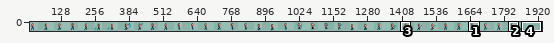
Sprite sheet, stored at assets/characters/lilah.png. The picture above shows the old version from afar; the outline marks the close-up.
Close-up. Old version:
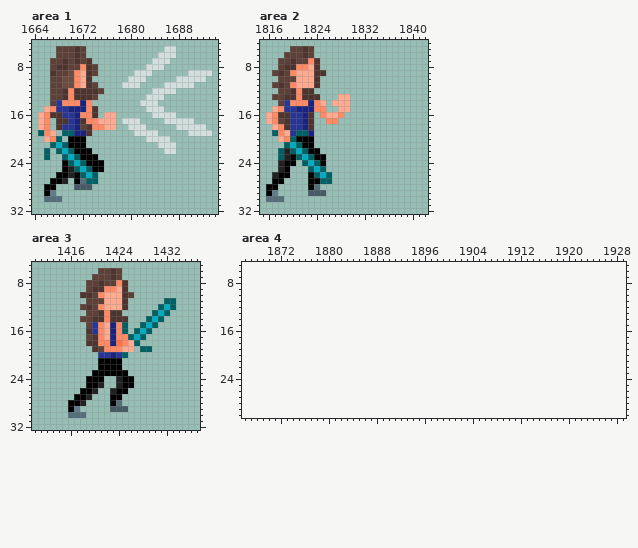
The file is 1850x34 pixels. Colours within 5 levels of each other are drawn and written as one. Shown: area 1: x 1664..1694, y 4..32; area 2: x 1815..1842, y 4..32; area 3: x 1410..1437, y 5..32; area 4: x 1866..1929, y 5..30. The old version is drawn lined up with the new one, on the new canvas. The wide view leaves out empty margins. The commit also changed other parts of the picture, which this record leaves out.
New version:
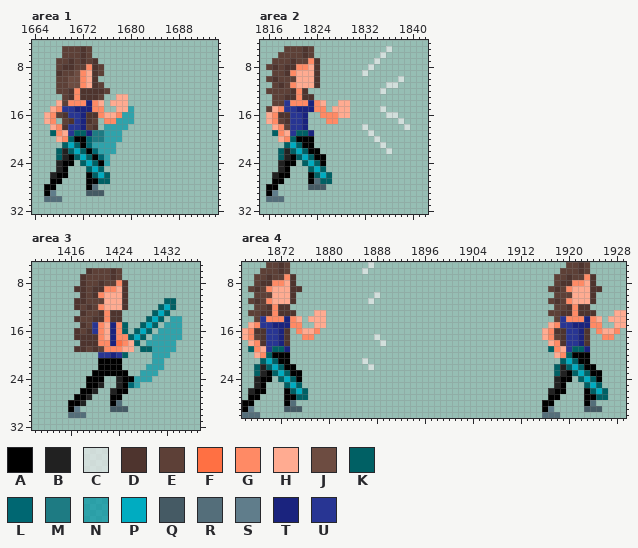
Palette (. is transparent): A #000000  B #212121  C #eeeeeeaf  D #4e342e  E #5d4037  F #ff7043  G #ff8a65  H #ffab91  J #6d4c41  K #006064  L #006772  M #1e7b83  N #0097a7af  P #00acc1  Q #455a64  R #546e7a  S #607d8b  T #1a237e  U #283593
From old to new:
canvas 1850x34 -> 1950x34
--- area 1
@@ x 1664..1694 @@
  4 ...............................
- 5 ....EEEDE.............CC.......
- 6 ....EEEDE............CCC.......
- 7 ...EEDEDED..........CCC........
- 8 ...EDDEEGDE........CCC.........
- 9 ...DEEJGHDE......CCC......CCCC.
-10 ...EEJJGHD......CCC.....CCCCC..
-11 ...EEJJGHDE....CCC....CCCCC....
-12 ...EEDGDDDDE........CCCC.......
-13 ...EEDGDDDE........CCC.........
-14 ...EUGGGTG........CCC..........
-15 ..HGUUTTTGD........CCC.........
-16 .HGDDUUTGGD.HH......CCCC.......
-17 .HG.DDUTDGGHHH.CCC....CCCCC....
-18 .HG.DUUTEDGGHH..CCC.....CCCCC..
-19 .KGH.KKTTD.......CCCC.....CCCC.
-20 ..HGK.AAA..........CCCC........
-21 ...KPKAAA............CCC.......
-22 ..K.KPKAAA............CC.......
-23 ..K..KPKAAA....................
-24 .....AKPKAAA...................
-25 .....ABKPKAA...................
-26 ....AABAKPK....................
-27 ...AAB.ARKK....................
-28 ..AA...QQQ.....................
-29 ..AS...........................
+ 5 .....EEEDE.....................
+ 6 .....EEEDE.....................
+ 7 ....EEDEDED....................
+ 8 ....EDDEEGDE...................
+ 9 ....DEEJGHDE...................
+10 ....EEJJGHD....................
+11 ....EEJJGHDE...................
+12 ....EEDGDDDDE..................
+13 .....EDGDDDE..HH...............
+14 ....HEGGGTGH.HHH...............
+15 ...HGUUTTTGG..HHN..............
+16 ..HGEDUUTDDGHHGNN..............
+17 ..HG.EDUTDE.GGNNN..............
+18 ...HGDUUTED.NNNN...............
+19 ...KGHUKKTMMNNN................
+20 ....HGKAALMMNNN................
+21 .....KPKALNNNN.................
+22 ....KBKPKALNNN.................
+23 ....KBAKPKALN..................
+24 ....BAA.KPKAN..................
+25 ....BA...KPK...................
+26 ...BAA...AKPK..................
+27 ...AA....AAKK..................
+28 ..AA.....AR....................
+29 ..AS.....QQQ...................
 30 ..RRR..........................
--- area 2
@@ x 1815..1842 @@
  4 ............................
- 5 .....EEDE...................
- 6 ....EEEDE...................
- 7 ...EEDEEGD..................
- 8 ...EDDGGHD..................
- 9 ..EDEGHHHDD.................
-10 ...EEEHHHD..................
-11 ..EDEGHHHD..................
-12 ...EEDGDD...................
-13 ..EEDDGDDD...HH.............
-14 ...EUGGGTGH.HHH.............
-15 ..HGUUTTTGG..HH.............
-16 .HGDDUUTD.GHHG..............
-17 .HGEDUUTD..GG...............
-18 ..HGDUUTD...................
-19 ..KGHUKKT...................
-20 ...HGKAAA...................
-21 ....KPKAA...................
-22 ...KBKPKAA..................
+ 5 ....EEEDE............C......
+ 6 ...EEEEDE...........C.......
+ 7 ..EEEDEEGD.........C........
+ 8 .EDEDDGGHD........C.........
+ 9 ..EEDGHHHD.......C..........
+10 .EDEEEHHHD.............C....
+11 ..EDEGHHHD...........CC.....
+12 .EEEEDGD............C.......
+13 ..EEDDGDD...................
+14 ..EEUGGGTGH..HH.............
+15 .EHGUUTTTGG.HHH.....C.......
+16 .HGDDUUT..GGGHH......CC.....
+17 .HGEDUUT...GG..........C....
+18 ..HGEUUT.........C......C...
+19 ..KGHUKKT.........C.........
+20 ...HGKAAA..........C........
+21 ....KPKAA...........C.......
+22 ...KBKPKAA...........C......
 23 ...KBAKPKAA.................
@@ x 1821..1827 @@
 26 ..AKPK.
-27 ..AAKK.
-28 ..AR...
-29 ..QQQ..
+27 ..ARKK.
+28 ..QQQ..
+29 .......
 30 .......
--- area 3
@@ x 1410..1437 @@
  5 ............................
- 6 ...........EEDE.............
- 7 ..........EEEDE.............
- 8 .........EEDEEGD............
- 9 .........EDDGGHD............
-10 ........DDEGHHHDE...........
-11 .........EEEHHHD......KK....
-12 ........EDEGHHHD.....KPK....
-13 .........EEDGDD.....KPK.....
-14 ........EEDDGDDD...KPK......
-15 .........EUGHTGK..KPK.......
-16 .........DUGHTGK.KPK........
-17 .........EDGHTGGKPK.........
-18 .........DDGGTFGHK..........
-19 ..........DEGGGHH.KK........
-20 ...........UUTUK............
-21 ...........AAAA.............
-22 ...........AAAA.............
-23 ..........AAAAAA............
-24 .........AAA..BAA...........
-25 .........AAB..BAA...........
+ 6 .........DEEEDE.............
+ 7 ........DEEEEDE.............
+ 8 ........DEEDEEGD............
+ 9 .......DDEDDGGHD............
+10 ........DEDGHHHD............
+11 .......DDEEEHHHD......KK....
+12 .......DEDEGHHHD.....KPK....
+13 ........DEEDGDD.....KPK.....
+14 .......DEEDDGDD....KPK.NN...
+15 ........DEUGHTGK..KPK.NNN...
+16 .......DEDUGHTGK.KPK.NNNN...
+17 .......DDDDGHTGGKPK.NNNNN...
+18 ........DDDGGTFGHK.NNNNN....
+19 .......DDEDEGGGHH.KKNNNN....
+20 ...........UUTUK....NNN.....
+21 ...........AAAA.....NN......
+22 ...........AAAA....NNN......
+23 ..........AAAAAA..NNN.......
+24 .........AAA..BAANNN........
+25 .........AAB..BALN..........
 26 ........AAB..BAA............
--- area 4
@@ x 1866..1929 @@
- 5 ................................................................
- 6 ................................................................
- 7 ................................................................
- 8 ................................................................
- 9 ................................................................
-10 ................................................................
-11 ................................................................
-12 ................................................................
-13 ................................................................
-14 ................................................................
-15 ................................................................
-16 ................................................................
-17 ................................................................
-18 ................................................................
-19 ................................................................
-20 ................................................................
-21 ................................................................
-22 ................................................................
-23 ................................................................
-24 ................................................................
-25 ................................................................
-26 ................................................................
-27 ................................................................
-28 ................................................................
-29 ................................................................
-30 ................................................................
+ 5 ....EEDE.............C................................EEDE......
+ 6 ...EEEDE............C................................EEEDE......
+ 7 ..EEDEEGD...........................................EEDEEGD.....
+ 8 ..EDDGGHD...........................................EDDGGHD.....
+ 9 .EDEGHHHDD.........................................EDEGHHHDD....
+10 ..EEEHHHD.............C.............................EEEHHHD.....
+11 .EDEGHHHD............C.............................EDEGHHHD.....
+12 ..EEDGDD............................................EEDGDD......
+13 .EEDDGDDD...HH.....................................EEDDGDDD...HH
+14 ..EUGGGTGH.HHH......................................EUGGGTGH.HHH
+15 .HGUUTTTGG..HH.....................................HGUUTTTGG..HH
+16 HGDDUUTD.GHHG.....................................HGDDUUTD.GHHG.
+17 HGEDUUTD..GG..........C...........................HGEDUUTD..GG..
+18 .HGDUUTD...............C...........................HGDUUTD......
+19 .KGHUKKT...........................................KGHUKKT......
+20 ..HGKAAA............................................HGKAAA......
+21 ...KPKAA............C................................KPKAA......
+22 ..KBKPKAA............C..............................KBKPKAA.....
+23 ..KBAKPKAA..........................................KBAKPKAA....
+24 ..BAA.KPKA..........................................BAA.KPKA....
+25 ..BA...KPK..........................................BA...KPK....
+26 .BAA...AKPK........................................BAA...AKPK...
+27 .AA....AAKK........................................AA....AAKK...
+28 AA.....AR.........................................AA.....AR.....
+29 AS.....QQQ........................................AS.....QQQ....
+30 RRR...............................................RRR...........
